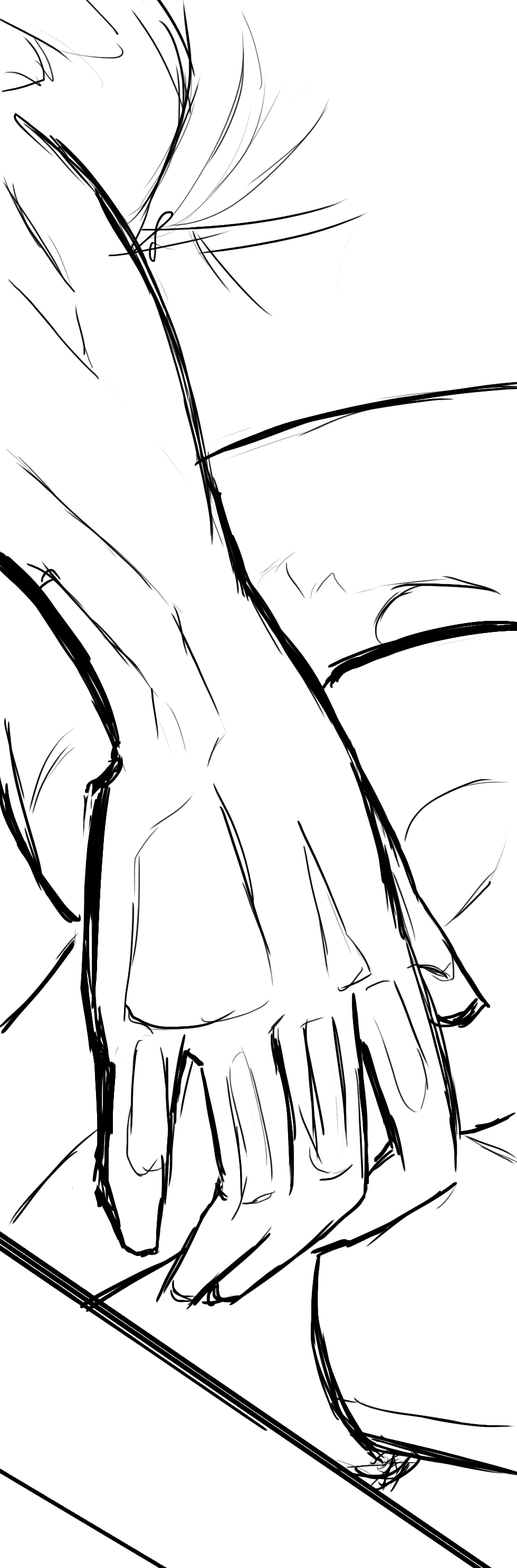
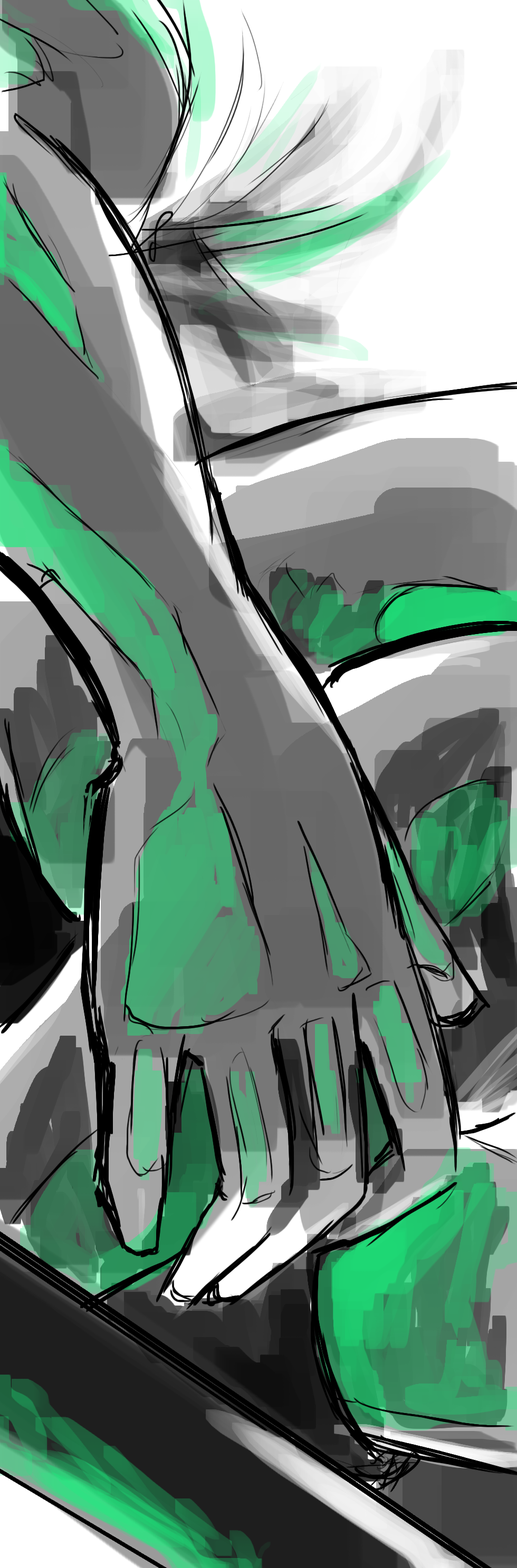
Layered file, before and after one edit (517 x 1568). Changes by layer:
added layer "Layer 3" in group "panel 4" over bbox(0, 0, 517, 1568)
added layer "Layer 4" in group "panel 4" over bbox(0, 0, 517, 1568)
